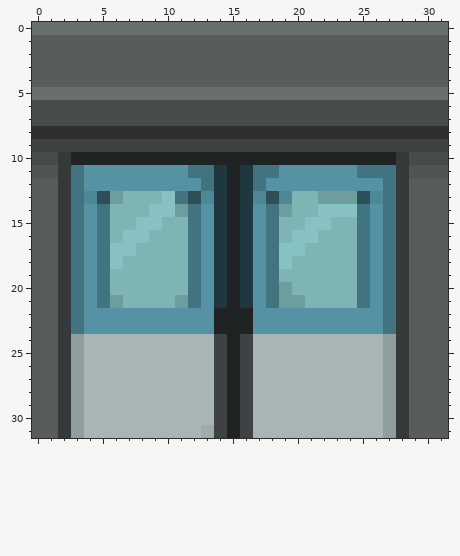
Pixel-art file -- resources/tiles/train tiles.aseprite. That is the earlier state.
32x32 pixels, 1 frame. Colours within 5 levels of each other are drawn and written as one.
New version:
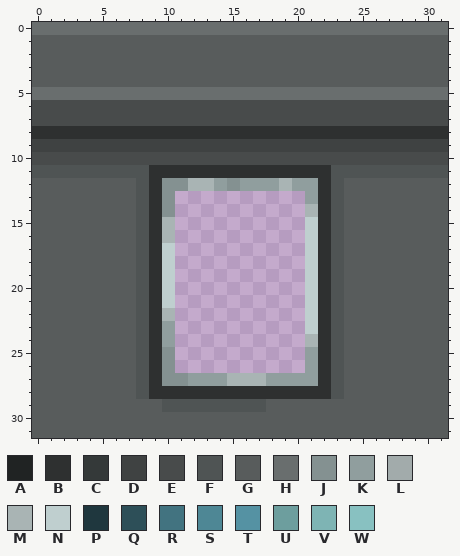
Palette (. is transparent): A #202323  B #2e3030  C #343939  D #3f4242  E #484b4b  F #4f5454  G #585c5c  H #696e6e  J #849191  K #909e9e  L #a2abab  M #a9b4b4  N #bfcfcf  P #1f373e  Q #2d4f58  R #427380  S #4e8795  T #5592a3  U #6d9e9e  V #7eb4b4  W #88c1c1
Edits made:
layer "subwaywallwindow2" now shown
layer "subwaywalldoor" now hidden
Changed rows in their new state; - is an unchanged pixel.
first column x 2:
10 EEEEEEEEEEEEEEEEEEEEEEEEEEE
11 FFFFFFFBBBBBBBBBBBBBBFFFFFF
12 GGGGGGFBJJMMKJKKKMKKBFGGGGG
13 GGGGGGFBJ..........KBFGGGGG
14 GGGGGGFBJ..........MBFGGGGG
15 GGGGGGFBM..........NBFGGGGG
16 GGGGGGFBM..........NBFGGGGG
17 GGGGGGFBN..........NBFGGGGG
18 GGGGGGFBN..........NBFGGGGG
19 GGGGGGFBN..........NBFGGGGG
20 GGGGGGFBN..........NBFGGGGG
21 GGGGGGFBN..........NBFGGGGG
22 GGGGGGFBM..........NBFGGGGG
23 GGGGGGFBK..........NBFGGGGG
24 GGGGGGFBK..........-BFGGGGG
25 GGGGGGFBJ..........KBFGGGGG
26 GGGGGGFBJ..........KBFGGGGG
27 GGGGGGFBJJKKKMM-KKKKBFGGGGG
28 GGGGGGFBBBBBBBBBBBBBBFGGGGG
29 GGGGGGGGFFFFFFFFGGGGGGGGGGG
30 GGGGGGGGGGGGGGGGGGGGGGGGGGG
31 GGGGGGGGGGGGGGGGGGGGGGGGGGG
Pixel boxes of the changes (left, top, right, bottom) in both pictures:
changed: (58, 152, 409, 438)
